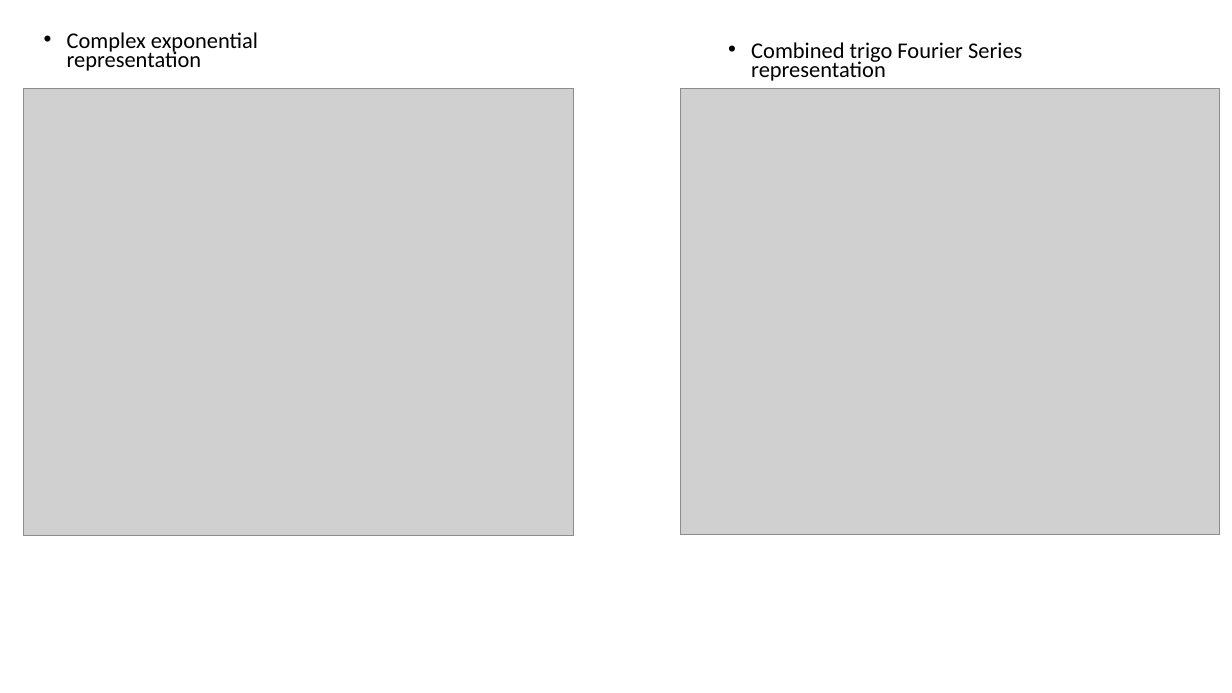
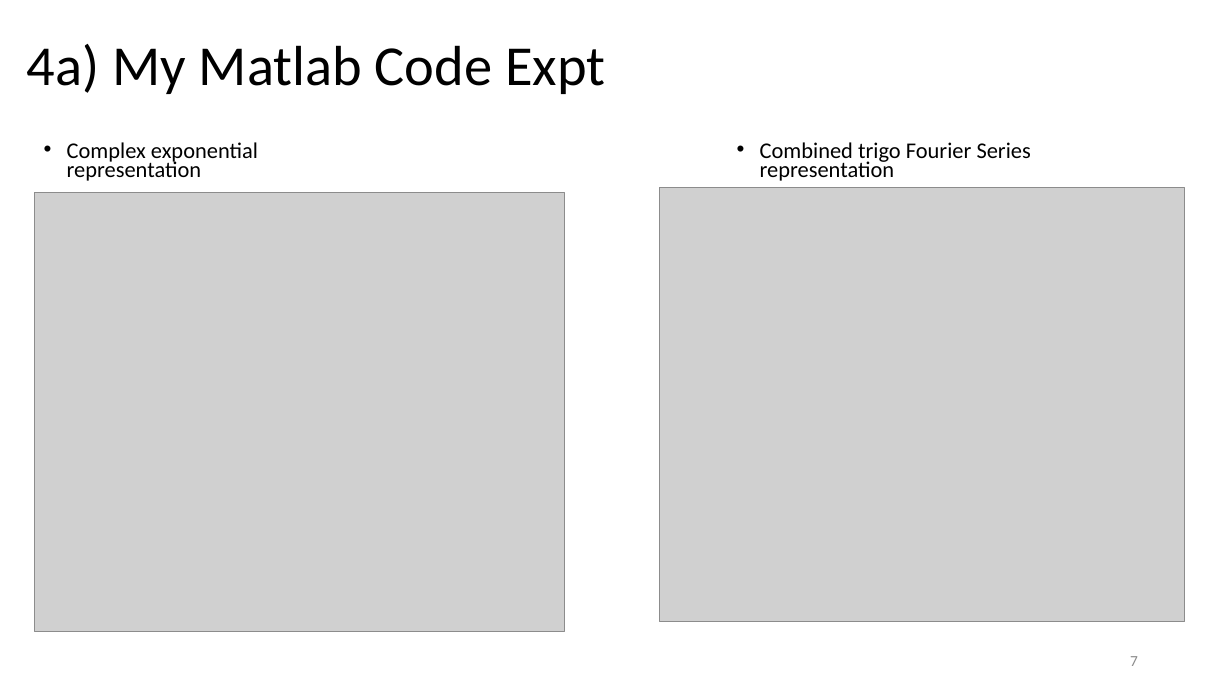
Before and after one commit to aseschng/DSP-Matlab-Fourier-Series, a slide deck: slide 7 of FourierIntro_v1_CES.pptx (slide 8 before the commit). Drawn at 1232x693 pixels with LibreOffice and Linux fonts; fonts in the diff are those of the drawing; grey boxes stand for pictures. Boxes give left, top, right and bottom in pixels: in the first picture for what was removed or moved away, otherwise in the second. Text is boxed around its words. In the diff, an @@ line names an element or a change of style, - is before the commit and + after.

```diff
--- a/FourierIntro_v1_CES.pptx
+++ b/FourierIntro_v1_CES.pptx
@@ title added at [27,44,605,94], 44 pt, text #000000 @@
+4a) My Matlab Code Expt
@@ text "Complex exponential representation": place and size @@
-text "Complex exponential representation" at [67,32,258,71]
+text "Complex exponential representation" at [67,142,258,181]
@@ text "Combined trigo Fourier Series representation": place and size @@
-text "Combined trigo Fourier Series representation" at [751,42,1022,81]
+text "Combined trigo Fourier Series representation" at [760,142,1031,181]
@@ picture: place and size @@
-picture at [24,88,575,535]
+picture at [34,192,565,631]
@@ picture: place and size @@
-picture at [680,88,1220,534]
+picture at [660,188,1186,621]
@@ page number added at [1130,656,1138,666], 12 pt, text #8C8C8C @@
+7
```
Also in this commit, not shown: 7 other slides changed, 1 slide added, 2 other files.
